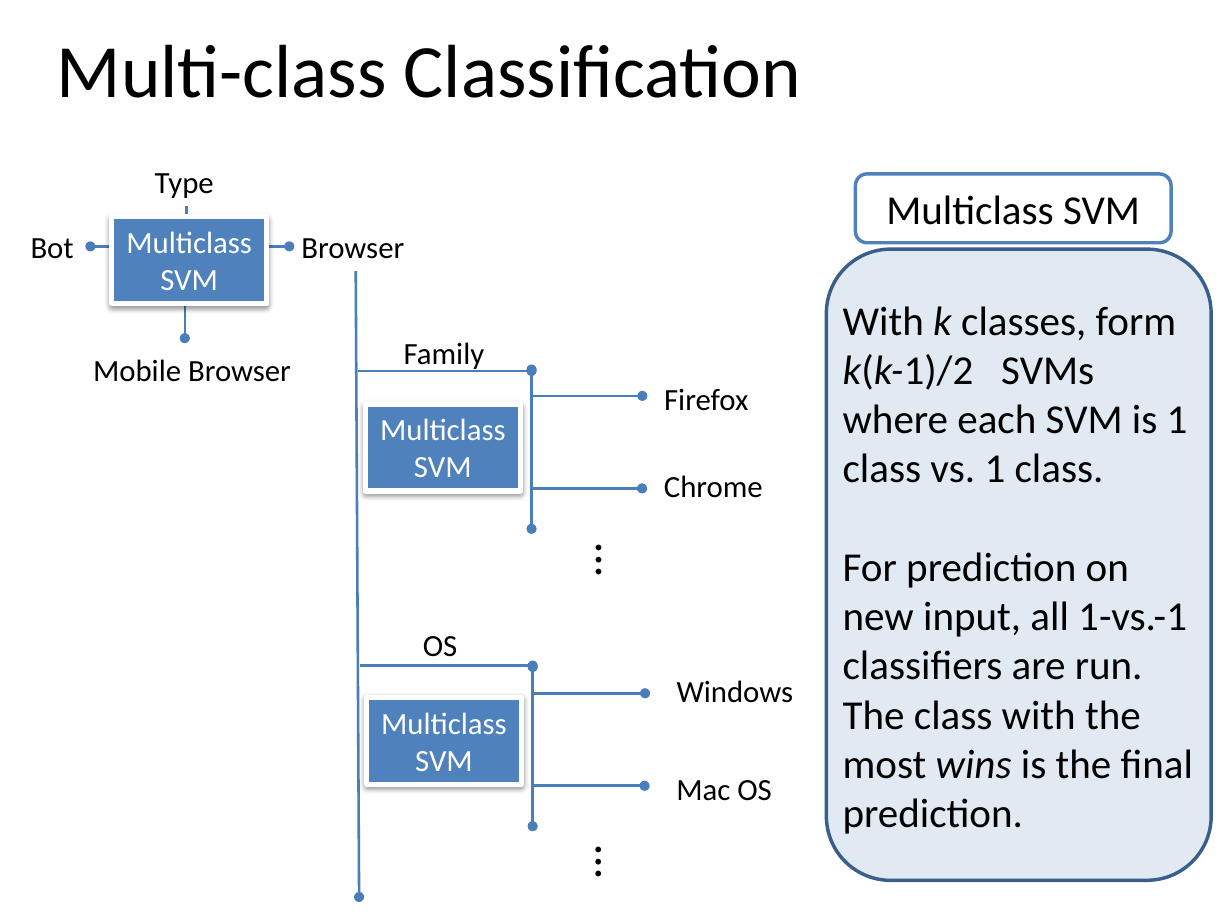
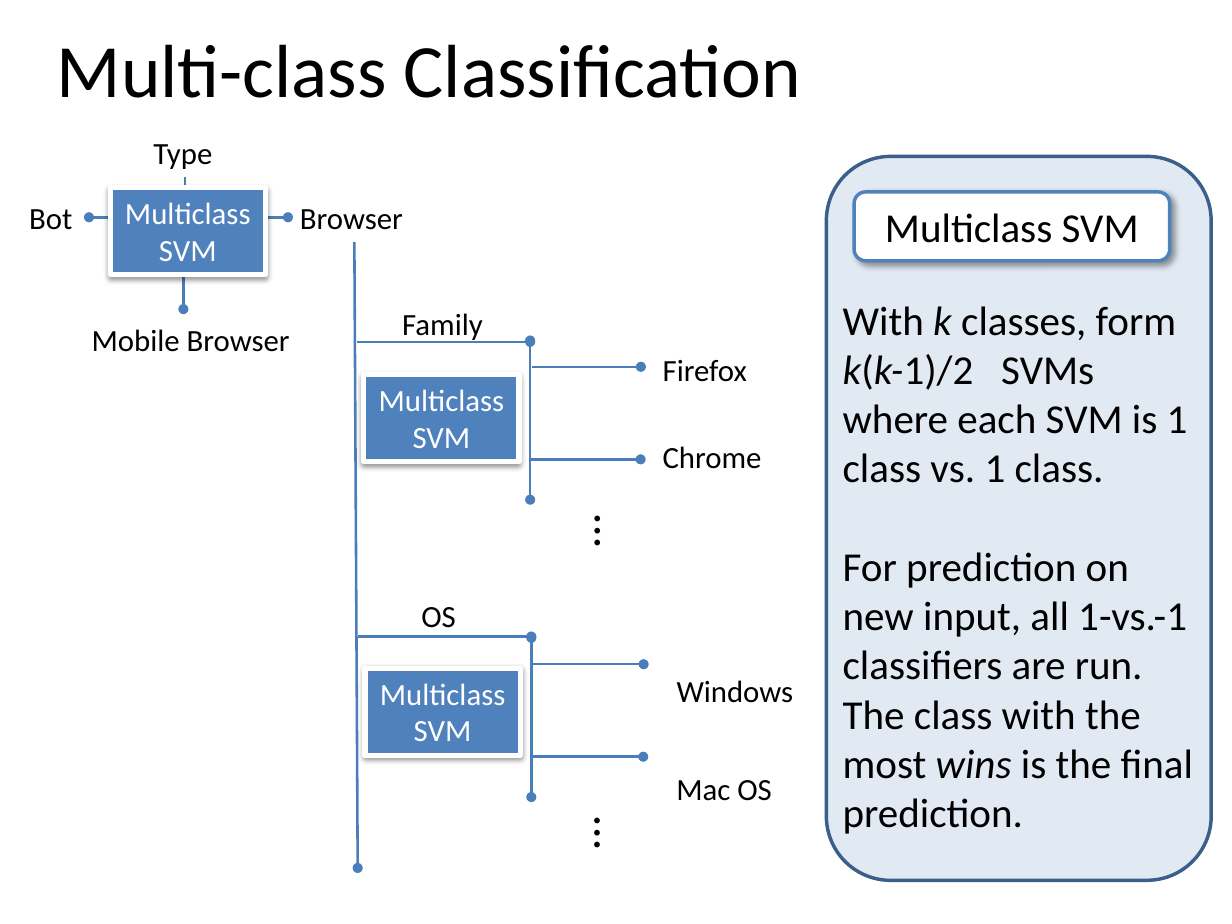
Before and after one commit to bholley/maul, a slide deck: slide 5 of poster/poster.pptx. Drawn at 1232x924 pixels with LibreOffice and Linux fonts; fonts in the diff are those of the drawing. Boxes give left, top, right and bottom in pixels: in the first picture for what was removed or moved away, otherwise in the second. Text is boxed around its words. In the diff, an @@ line names an element or a change of style, - is before the commit and + after.

```diff
--- a/poster/poster.pptx
+++ b/poster/poster.pptx
@@ 9 texts, 7 arrows, 3 rectangles, 3 double arrows, 1 line moved together from (x1=31, y1=173, x2=763, y2=897) to (x1=29, y1=144, x2=762, y2=867) @@
@@ rounded rectangle resized from (x1=827, y1=249, x2=1211, y2=880) to (x1=827, y1=156, x2=1211, y2=881) @@
@@ rounded rectangle "Multiclass SVM" moved from (x1=855, y1=174, x2=1170, y2=243) to (x1=854, y1=192, x2=1169, y2=261) @@
@@ rounded rectangle "Multiclass SVM" at (x1=854, y1=192, x2=1169, y2=261): shadow on @@
@@ arrow moved from (535, 694) - (646, 694) to (532, 664) - (643, 664) @@
@@ text "…" moved from (x1=548, y1=816, x2=618, y2=890) to (x1=545, y1=788, x2=615, y2=862) @@
```
Also in this commit, not shown: 2 other slides changed, 1 other file.
